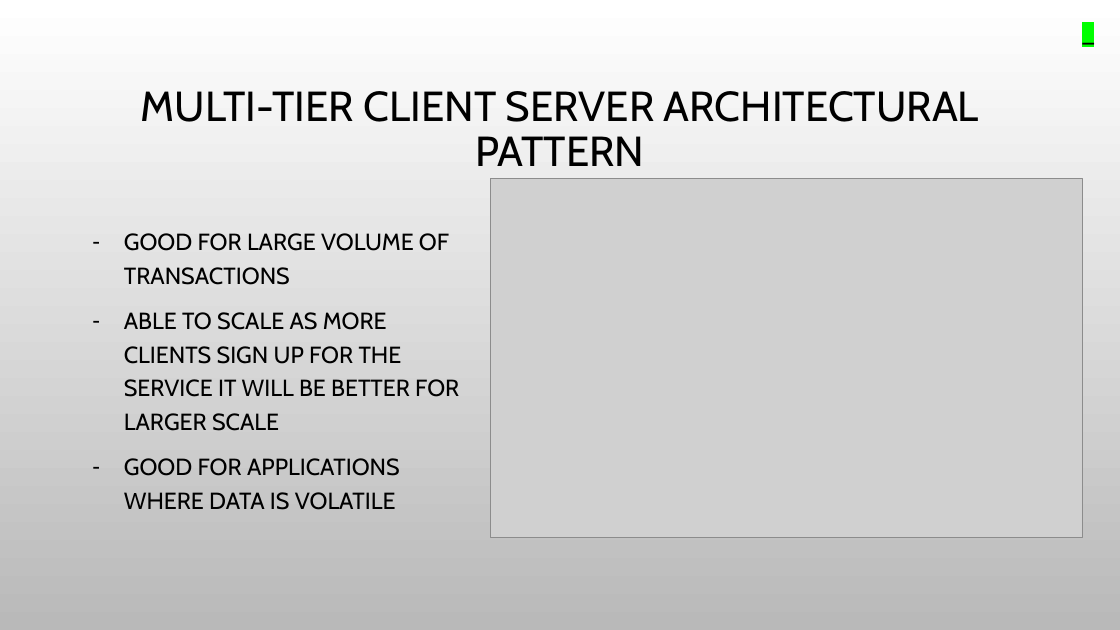
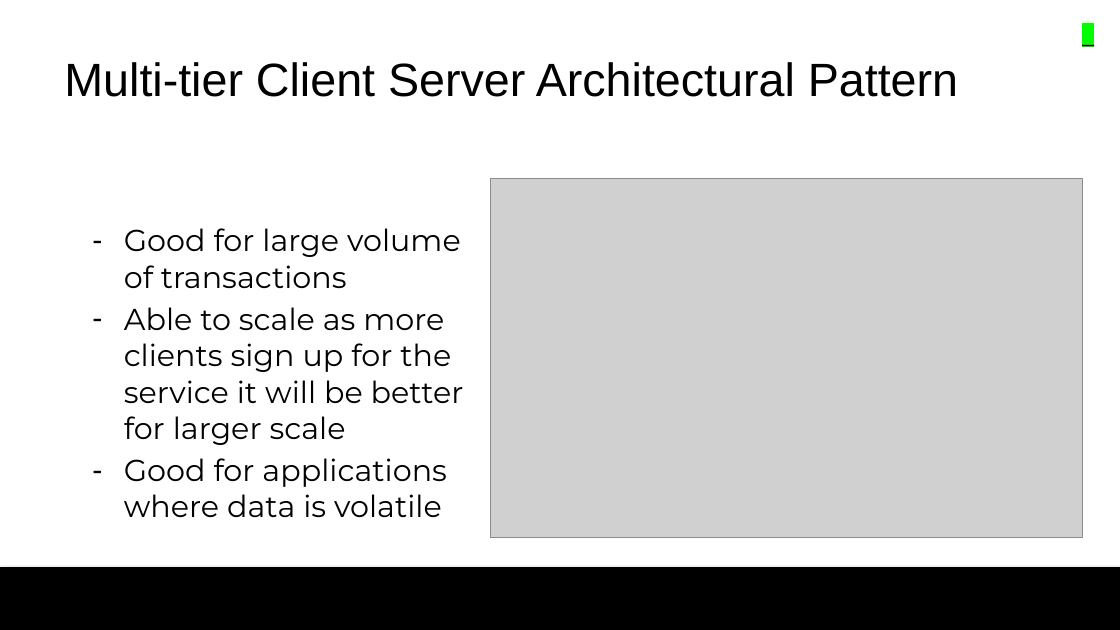
Before and after one commit to colby13king/cs5320-code, a slide deck: slide 5 of LicenseAssetManager/docs/Maintenance/MaintenancePresentation.pptx. Drawn at 1120x630 pixels with LibreOffice and Linux fonts; fonts in the diff are those of the drawing; grey boxes stand for pictures; background and template pictures are left out. Boxes give left, top, right and bottom in pixels: in the first picture for what was removed or moved away, otherwise in the second. Text is boxed around its words. In the diff, an @@ line names an element or a change of style, - is before the commit and + after.

```diff
--- a/LicenseAssetManager/docs/Maintenance/MaintenancePresentation.pptx
+++ b/LicenseAssetManager/docs/Maintenance/MaintenancePresentation.pptx
@@ background picture (left out) to #FFFFFF @@
@@ text "_" at (1075, 17, 1102, 50): font Cabin to Arial @@
@@ title at (64, 62, 958, 97): text changed; size 36 to 40 pt; font Cabin to Arial @@
-MULTI-TIER CLIENT SERVER ARCHITECTURAL PATTERN
+Multi-tier Client Server Architectural Pattern
@@ text at (124, 228, 464, 517): text changed; size 20 to 25.9 pt; font Cabin to Montserrat @@
-– GOOD FOR LARGE VOLUME OF TRANSACTIONS
-– ABLE TO SCALE AS MORE CLIENTS SIGN UP FOR THE SERVICE IT WILL BE BETTER FOR LARGER SCALE
-– GOOD FOR APPLICATIONS WHERE DATA IS VOLATILE
+– Good for large volume of transactions
+– Able to scale as more clients sign up for the service it will be better for larger scale
+– Good for applications where data is volatile
@@ rectangle added at (0, 567, 1120, 630), fill #000000 @@
```
Also in this commit, not shown: 13 other slides changed, 1 slide added, 1 other file.
